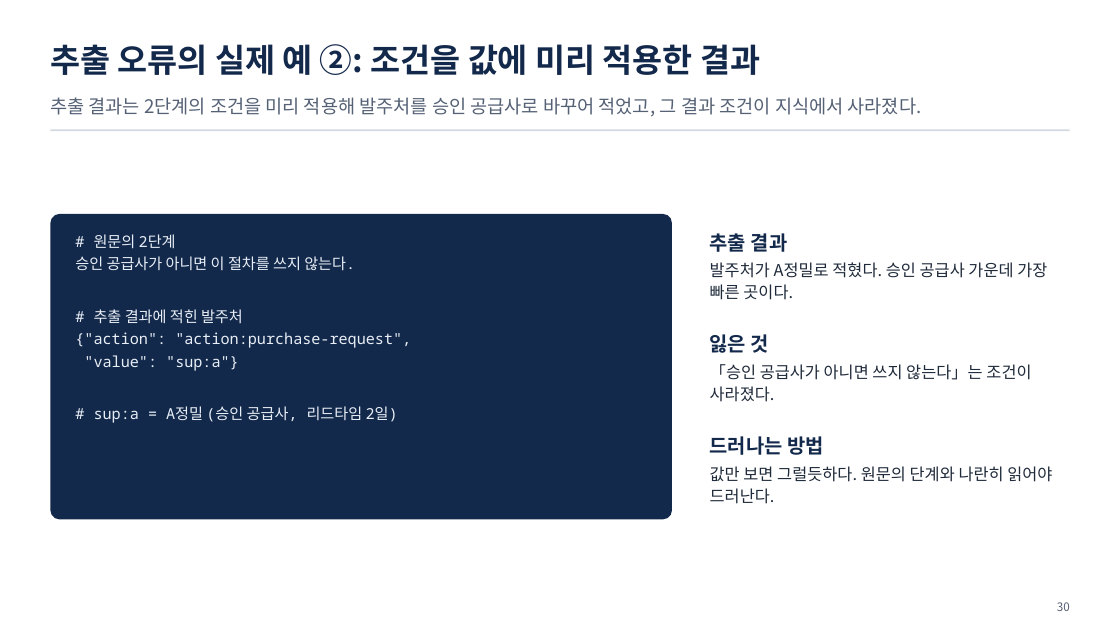
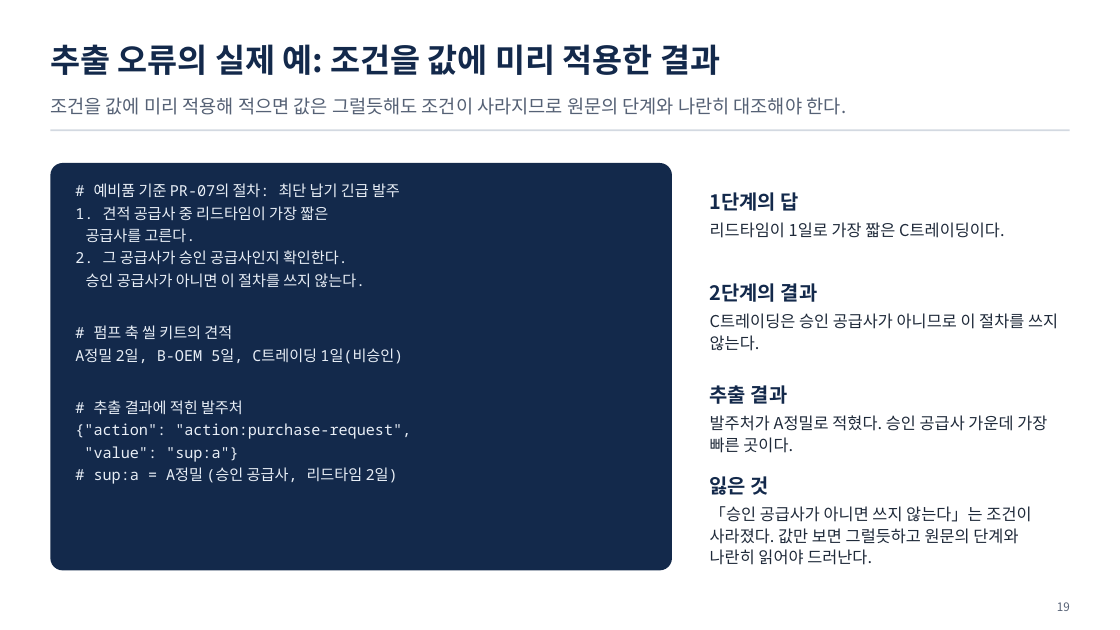
Before and after one commit to uengine-oss/hyd-iot-edu, a slide deck: slide 19 of docs/교재/통합반/04일차/통합반_04일차.pptx (slide 30 before the commit). Drawn at 1120x630 pixels with LibreOffice and Linux fonts; fonts in the diff are those of the drawing. Boxes give left, top, right and bottom in pixels: in the first picture for what was removed or moved away, otherwise in the second. Text is boxed around its words. In the diff, an @@ line names an element or a change of style, - is before the commit and + after.

```diff
--- a/docs/교재/통합반/04일차/통합반_04일차.pptx
+++ b/docs/교재/통합반/04일차/통합반_04일차.pptx
@@ text at box(50, 44, 720, 75): text changed @@
-추출 오류의 실제 예 ②: 조건을 값에 미리 적용한 결과
+추출 오류의 실제 예: 조건을 값에 미리 적용한 결과
@@ text at box(50, 97, 846, 115): text changed @@
-추출 결과는 2단계의 조건을 미리 적용해 발주처를 승인 공급사로 바꾸어 적었고, 그 결과 조건이 지식에서 사라졌다.
+조건을 값에 미리 적용해 적으면 값은 그럴듯해도 조건이 사라지므로 원문의 단계와 나란히 대조해야 한다.
@@ rounded rectangle: place and size @@
-rounded rectangle at box(50, 214, 672, 520)
+rounded rectangle at box(50, 163, 672, 571)
@@ text "# 예비품 기준 PR-07의 절차: ...": place and size @@
-text "# 예비품 기준 PR-07의 절차: ..." at box(75, 234, 411, 423)
+text "# 예비품 기준 PR-07의 절차: ..." at box(75, 183, 411, 484)
@@ text at box(75, 183, 400, 265): text changed @@
-# 원문의 2단계
+# 예비품 기준 PR-07의 절차: 최단 납기 긴급 발주
+1. 견적 공급사 중 리드타임이 가장 짧은
+공급사를 고른다.
+2. 그 공급사가 승인 공급사인지 확인한다.
@@ text added at box(710, 192, 1004, 238), 14 pt, text #1F2A3A @@
+1단계의 답
+리드타임이 1일로 가장 짧은 C트레이딩이다.
@@ text at box(710, 283, 1058, 351): text changed @@
-잃은 것
-「승인 공급사가 아니면 쓰지 않는다」는 조건이 사라졌다.
+2단계의 결과
+C트레이딩은 승인 공급사가 아니므로 이 절차를 쓰지 않는다.
@@ text at box(75, 325, 403, 364): paragraphs added @@
+# 펌프 축 씰 키트의 견적
+A정밀 2일, B-OEM 5일, C트레이딩 1일(비승인)
@@ text "추출 결과": place and size @@
-text "추출 결과" at box(710, 233, 1047, 300)
+text "추출 결과" at box(710, 385, 1047, 453)
@@ text at box(710, 476, 1031, 565): text changed @@
-드러나는 방법
-값만 보면 그럴듯하다. 원문의 단계와 나란히 읽어야 드러난다.
+잃은 것
+「승인 공급사가 아니면 쓰지 않는다」는 조건이 사라졌다. 값만 보면 그럴듯하고 원문의 단계와 나란히 읽어야 드러난다.
@@ text at box(1057, 602, 1070, 611): text changed @@
-30
+19
```
Also in this commit, not shown: 52 other slides changed, 28 slides removed, 12 other files.
